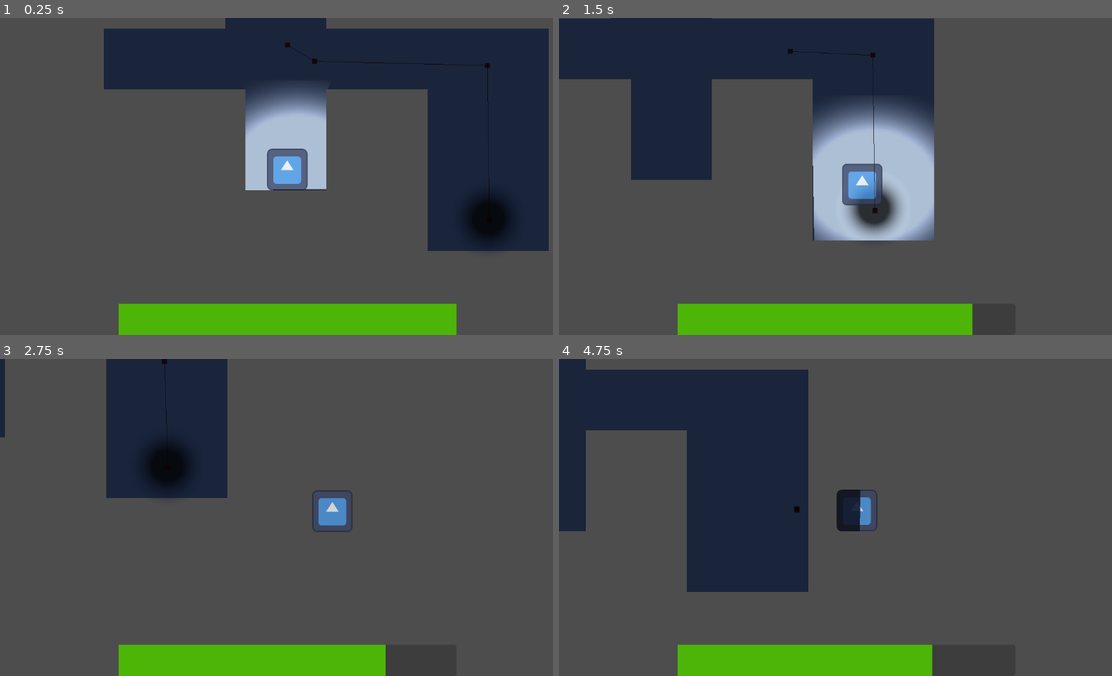
Above: before the commit, frames 1-4 (two rows, left to right).
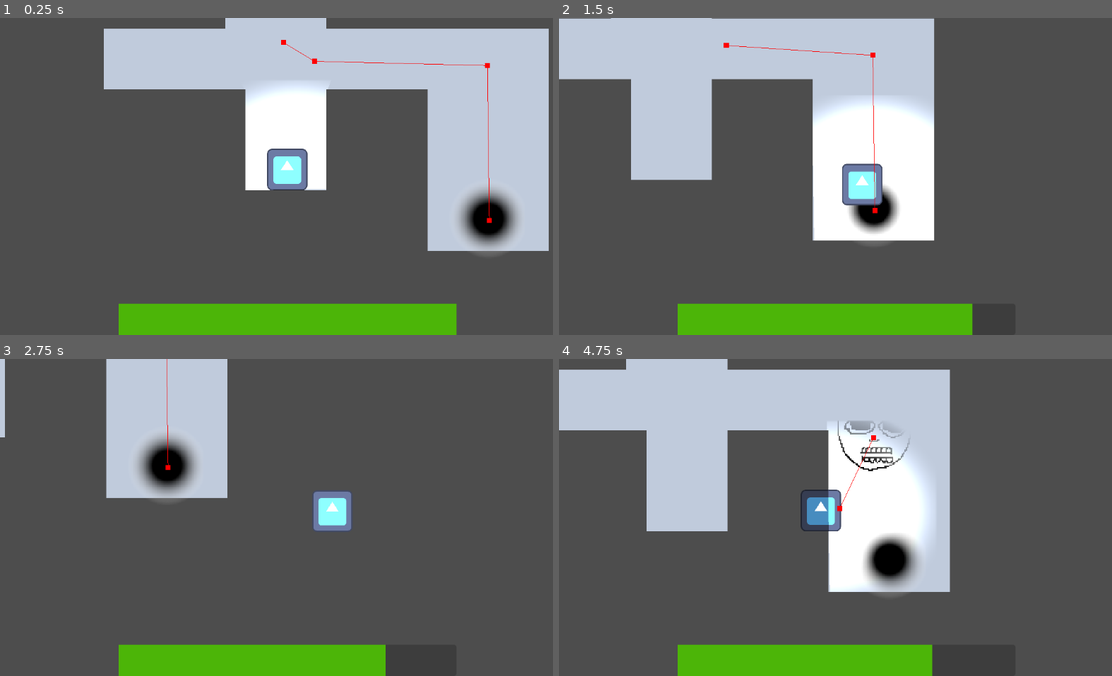
Above: after the commit, the same moments.

Repository: AndresLopez28C/pruebas
Game: Godot game, scene res://Escenas/mundo.tscn
Same seed, same stepped clock (60 frames per second), same inputs: the game is played once before the commit and once after it. The engine's default icon, where the game draws it, is replaced by a stand-in: a white triangle on a blue panel in a dark square.
Inputs:
- Up to frame 1 (0.25 s): no input
- Up to frame 2 (1.5 s): tap Enter at 0.5 s; hold D (Derecha) 0.53-1.28 s; hold Shift (Correr) 0.53-1.28 s; hold S (Abajo) from 1.28 s (still down); tap E (Usar) at 1.35 s
- Up to frame 3 (2.75 s): release S (Abajo) at 2.03 s; hold D (Derecha) from 2.03 s (still down); hold Shift (Correr) from 2.03 s (still down)
- Up to frame 4 (4.75 s): release D (Derecha) at 2.78 s; release Shift (Correr) at 2.78 s; hold W (Arriba) 2.78-3.53 s; tap E (Usar) at 2.85, 4.35 s; hold Shift (Correr) 3.53-4.28 s; hold A (Izquierda) from 3.53 s (still down)

The runs differ from the first frame. In frame 1, 31% of the frame differs, in the area x 18-100%, y 0-75%; in frame 2, 29%; in frame 3, 10%; in frame 4, 41%, in the area x 0-71%, y 0-75%.

Commit message:
Cambios enemigo sprite

Diff:
--- a/Escenas/enemigo.tscn
+++ b/Escenas/enemigo.tscn
@@ -1,8 +1,9 @@
-[gd_scene load_steps=7 format=3 uid="uid://ca5ncqt5aku8j"]
+[gd_scene load_steps=8 format=3 uid="uid://ca5ncqt5aku8j"]
 
-[ext_resource type="Texture2D" uid="uid://dcgrend4c2of7" path="res://icon.svg" id="1_j1alj"]
 [ext_resource type="Script" path="res://Scripts/enemigo.gd" id="1_nx13u"]
+[ext_resource type="Texture2D" uid="uid://202wbsnixw1b" path="res://Imagenes/Sprites/enemigo.png" id="2_vr221"]
 [ext_resource type="AudioStream" uid="uid://28vwi7heqpm8" path="res://Audio/Sonidos FX/Susto.mp3" id="3_3yy5h"]
+[ext_resource type="AudioStream" uid="uid://d3kg1f00rqa5a" path="res://Audio/Sonidos FX/Respiracion.mp3" id="4_qx7lj"]
 
 [sub_resource type="CanvasItemMaterial" id="CanvasItemMaterial_8iwqh"]
 light_mode = 2
@@ -19,12 +20,10 @@
 [node name="Sprite2D" type="Sprite2D" parent="."]
 modulate = Color(0.814176, 0.0604016, 1.15514e-06, 1)
 material = SubResource("CanvasItemMaterial_8iwqh")
-position = Vector2(0, 2)
-scale = Vector2(0.28125, 0.242188)
-texture = ExtResource("1_j1alj")
+texture = ExtResource("2_vr221")
 
 [node name="CollisionShape2D" type="CollisionShape2D" parent="."]
-position = Vector2(2, -1)
+position = Vector2(-1, -1)
 shape = SubResource("RectangleShape2D_0np0e")
 
 [node name="NavigationAgent2D" type="NavigationAgent2D" parent="."]
@@ -36,11 +35,16 @@
 collision_mask = 2
 
 [node name="CirculoSeguir" type="CollisionShape2D" parent="AreaPerseguir"]
+position = Vector2(-4, 0)
 shape = SubResource("CircleShape2D_1n465")
 debug_color = Color(0.634942, 0.52737, 0, 0.42)
 
 [node name="Sorpresa" type="AudioStreamPlayer" parent="."]
 stream = ExtResource("3_3yy5h")
 
+[node name="Respiracion" type="AudioStreamPlayer2D" parent="."]
+stream = ExtResource("4_qx7lj")
+max_distance = 100.0
+
 [connection signal="body_entered" from="AreaPerseguir" to="." method="_on_area_perseguir_body_entered"]
 [connection signal="body_exited" from="AreaPerseguir" to="." method="_on_area_perseguir_body_exited"]
--- a/Escenas/mundo.tscn
+++ b/Escenas/mundo.tscn
@@ -1,8 +1,9 @@
-[gd_scene load_steps=26 format=3 uid="uid://l45qljfv6kc5"]
+[gd_scene load_steps=28 format=3 uid="uid://l45qljfv6kc5"]
 
 [ext_resource type="PackedScene" uid="uid://g6mxbgrls2i" path="res://Escenas/jugador.tscn" id="1_e102q"]
 [ext_resource type="Script" path="res://Scripts/mundo.gd" id="1_fdxpb"]
 [ext_resource type="Texture2D" uid="uid://b20v6r2ir60es" path="res://Tiles/tilemap.png" id="2_im4mv"]
+[ext_resource type="Texture2D" uid="uid://64hyqriwokjs" path="res://Imagenes/Sprites/prueba.png" id="4_mbttr"]
 [ext_resource type="PackedScene" uid="uid://ca5ncqt5aku8j" path="res://Escenas/enemigo.tscn" id="6_12l47"]
 [ext_resource type="AudioStream" uid="uid://m8364hmketht" path="res://Audio/Musica/Aphex Twin - Grass.mp3" id="7_a1emt"]
 [ext_resource type="Script" path="res://Scripts/CeboEnemigo.gd" id="8_4hh0g"]
@@ -167,10 +168,15 @@
 11:10/0 = 0
 9:1/0 = 0
 
+[sub_resource type="TileSetAtlasSource" id="TileSetAtlasSource_f278j"]
+texture = ExtResource("4_mbttr")
+0:0/0 = 0
+
 [sub_resource type="TileSet" id="TileSet_tayok"]
 physics_layer_0/collision_layer = 1
 physics_layer_0/collision_mask = 2
 sources/0 = SubResource("TileSetAtlasSource_dkwr7")
+sources/1 = SubResource("TileSetAtlasSource_f278j")
 
 [sub_resource type="OccluderPolygon2D" id="OccluderPolygon2D_rv3tp"]
 polygon = PackedVector2Array(62, 63, 79, 63, 79, 15, 16, 17, 17, 63, 51, 64, 49, 51, 60, 50)
@@ -250,6 +256,7 @@
 script = ExtResource("1_fdxpb")
 
 [node name="Oscuridad" type="CanvasModulate" parent="."]
+visible = false
 z_index = -1
 color = Color(0.0532495, 0.121623, 0.242064, 0.756863)
 
@@ -271,7 +278,7 @@
 tile_set = SubResource("TileSet_tayok")
 format = 2
 layer_0/name = "Estructuras"
-layer_0/tile_data = PackedInt32Array(196612, 196608, 6, 1966 …(3542 unchanged characters)…  9, 2162719, 65536, 9, 2228255, 65536, 9)
+layer_0/tile_data = PackedInt32Array(196612, 196608, 6, 1966 …(3542 unchanged characters)…  9, 2162719, 65536, 9, 2228255, 65536, 9, 589840, 1, 0, 786446, 1, 0, 786447, 1, 0, 786448, 1, 0, 786449, 1, 0, 458766, 1, 0, 524302, 1, 0, 589838, 1, 0, 655374, 1, 0, 720910, 1, 0, 458767, 1, 0, 524303, 1, 0, 589839, 1, 0, 655375, 1, 0, 720911, 1, 0, 458768, 1, 0, 524304, 1, 0, 655376, 1, 0, 720912, 1, 0, 458769, 1, 0, 524305, 1, 0, 589841, 1, 0, 655377, 1, 0, 720913, 1, 0)
 layer_1/name = "Suelo"
 layer_1/z_index = -1
 layer_1/tile_data = PackedInt32Array(0, 0, 0, 65536, 0, 0, 131072, 0, 0, 196608, 0, 0, 262144, 0, 0, 327680, 0, 0, 3932 …(4686 unchanged characters)…
--- a/Scripts/enemigo.gd
+++ b/Scripts/enemigo.gd
@@ -1,8 +1,10 @@
 extends CharacterBody2D
 class_name enemigoCL
 @onready var agentenav: NavigationAgent2D = $NavigationAgent2D
+@onready var respiracion: AudioStreamPlayer2D = $Respiracion
+
 @export var objetivo : Node2D
-const speed = 80
+const speed = 40
 const accel = 5
 func _ready() -> void:
 	get_node("../../UI/Tracker").add_enemy(self)
@@ -18,6 +20,8 @@
 
 func _on_area_perseguir_body_entered(body: Node2D) -> void:
 	if body is JugadorOB:
+		$Sprite2D.texture = load("res://Imagenes/Sprites/EnemigoAgro1.png")
+		respiracion.play()
 		$AreaPerseguir/CirculoSeguir.scale = Vector2(1.5,1.5)
 		$Sorpresa.play()
 		objetivo = get_node("../../Jugador")
@@ -25,5 +29,7 @@
 
 func _on_area_perseguir_body_exited(body: Node2D) -> void:
 	if body is JugadorOB:
+		respiracion.stop()
+		$Sprite2D.texture = load("res://Imagenes/Sprites/enemigo.png")
 		$AreaPerseguir/CirculoSeguir.scale = Vector2(1,1)
 		objetivo = get_node("../../Objetivo")
--- a/Scripts/jugador.gd
+++ b/Scripts/jugador.gd
@@ -1,6 +1,6 @@
 extends CharacterBody2D
 class_name JugadorOB
-var velocidad = 80
+var velocidad = 40
 var control : bool = true
 var cansado : bool = false
 
--- a/project.godot
+++ b/project.godot
@@ -64,3 +64,7 @@
 2d_physics/layer_3="Enemigo"
 2d_physics/layer_4="Recogibles"
 2d_physics/layer_5="Interactuar"
+
+[rendering]
+
+textures/canvas_textures/default_texture_filter=0
Not shown, added: Audio/Sonidos FX/Respiracion.mp3.import
Binary file added: Imagenes/Sprites/EnemigoAgro1.png
Not shown, added: Imagenes/Sprites/EnemigoAgro1.png.import
Binary file added: Imagenes/Sprites/enemigo.png
Not shown, added: Imagenes/Sprites/enemigo.png.import
Binary file added: Imagenes/Sprites/prueba.png
Not shown, added: Imagenes/Sprites/prueba.png.import
Not shown, added: Audio/Sonidos FX/Respiracion.mp3
Not shown, added: Imagenes/Sprites/enemigo.kra
Not shown, added: Imagenes/Sprites/enemigo.kra~
Not shown, added: Imagenes/Sprites/enemigo.png~
